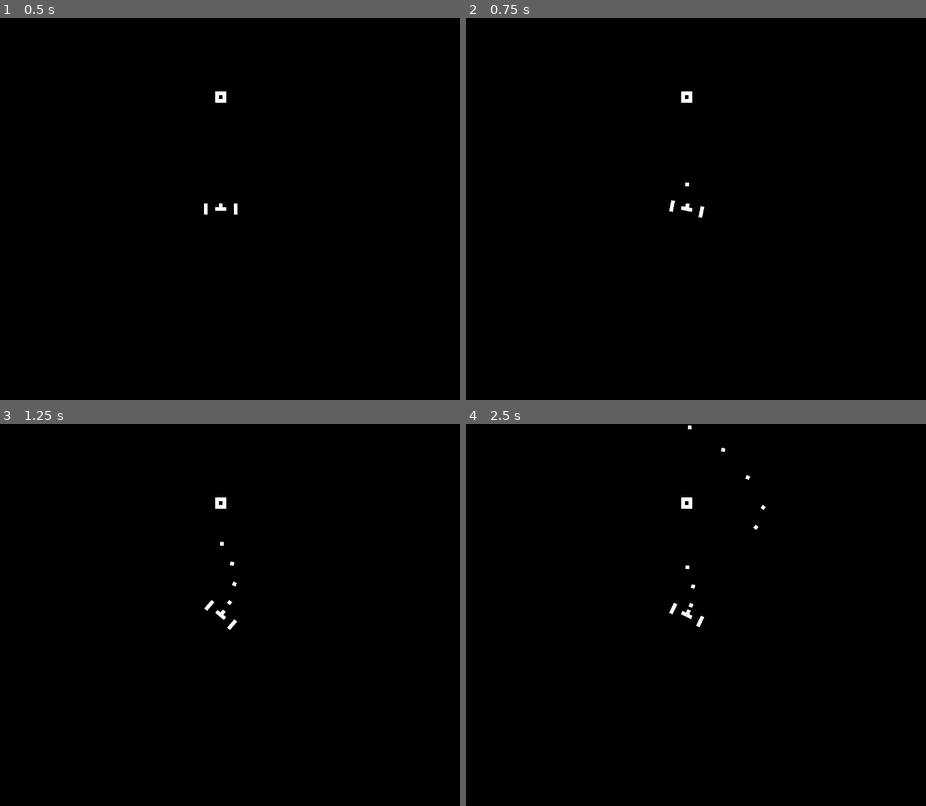
Above: before the commit, frames 1-4 (two rows, left to right).
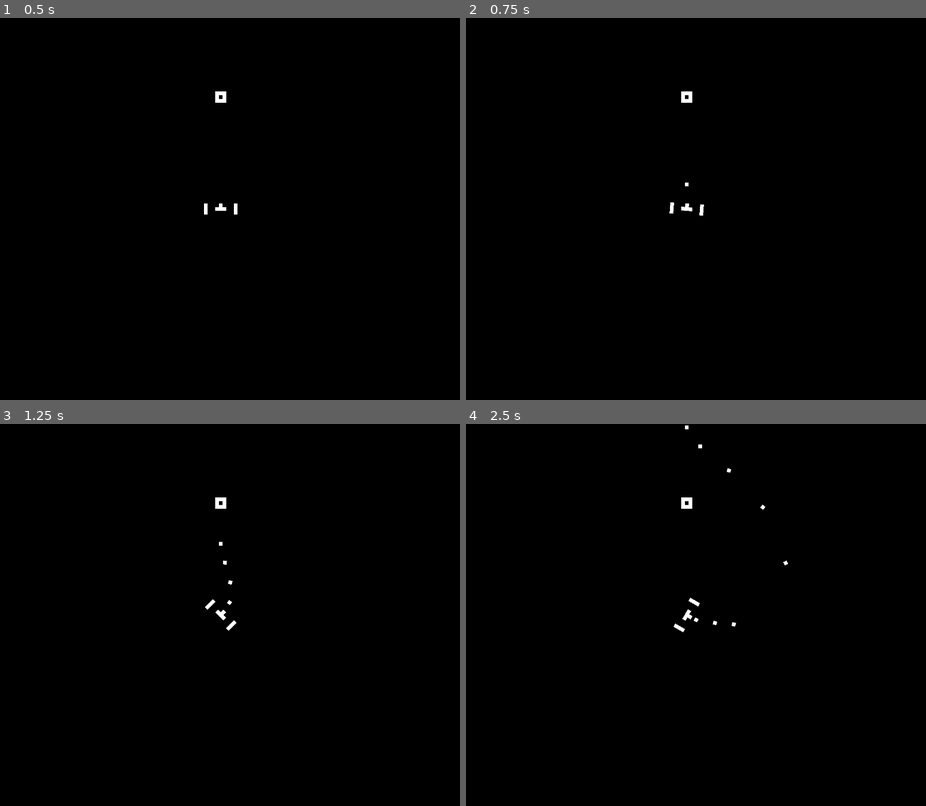
Above: after the commit, the same moments.

Repository: xphere/innerspace-lite-godot-jam-2018
Game: Godot game, scene res://scenes/World.tscn
Same seed, same stepped clock (60 frames per second), same inputs: the game is played once before the commit and once after it.
Inputs:
- Up to frame 1 (0.5 s): no input
- Up to frame 2 (0.75 s): tap Enter at 0.5 s; hold Right (rotate_right) from 0.53 s (still down); hold Up (fire) from 0.53 s (still down)
- Up to frame 3 (1.25 s): keep holding Right (rotate_right); keep holding Up (fire)
- Up to frame 4 (2.5 s): release Right (rotate_right) at 1.28 s; release Up (fire) at 1.28 s; hold Left (rotate_left) 1.28-2.03 s; tap Up (fire) at 1.35 s; hold Right (rotate_right) from 2.03 s (still down); hold Up (fire) from 2.03 s (still down)

Frame 1 is identical in both runs. In frame 2, less than 0.1% of the frame differs, in the area x 44-52%, y 42-53%; in frame 3, less than 0.1%; in frame 4, 0.3%, in the area x 44-71%, y 0-55%.

Commit message:
ship spin acceleration

Diff:
--- a/scenes/Player.gd
+++ b/scenes/Player.gd
@@ -1,9 +1,24 @@
 extends Node2D
+
+const ROTATION_SPEED = 3
+const MAX_ROTATION_SPEED = 5
+const ROTATION_FRICTION = 0.8
+
+var rotation_intent = 0
+var rotation_velocity = 0
+
+
+func _input(delta):
+	rotation_intent = int(Input.is_action_pressed("rotate_right")) - int(Input.is_action_pressed("rotate_left"))
 
 
 func _physics_process(delta):
-	var motion_intent = int(Input.is_action_pressed("rotate_right")) - int(Input.is_action_pressed("rotate_left"))
-	rotation += motion_intent * delta
+	rotation_velocity += rotation_intent * delta * ROTATION_SPEED
+	rotation_velocity = clamp(rotation_velocity, -MAX_ROTATION_SPEED, MAX_ROTATION_SPEED)
+	if rotation_intent == 0:
+		rotation_velocity -= rotation_velocity * ROTATION_FRICTION * delta
+
+	rotation_degrees += rotation_velocity
 
 	if Input.is_action_pressed("fire"):
 		$Turret.fire()
